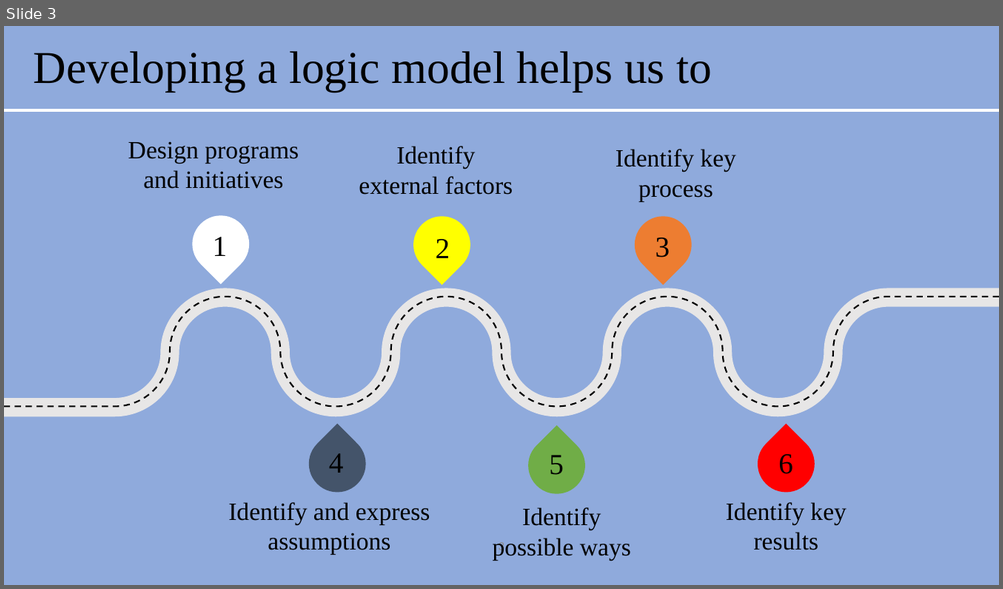
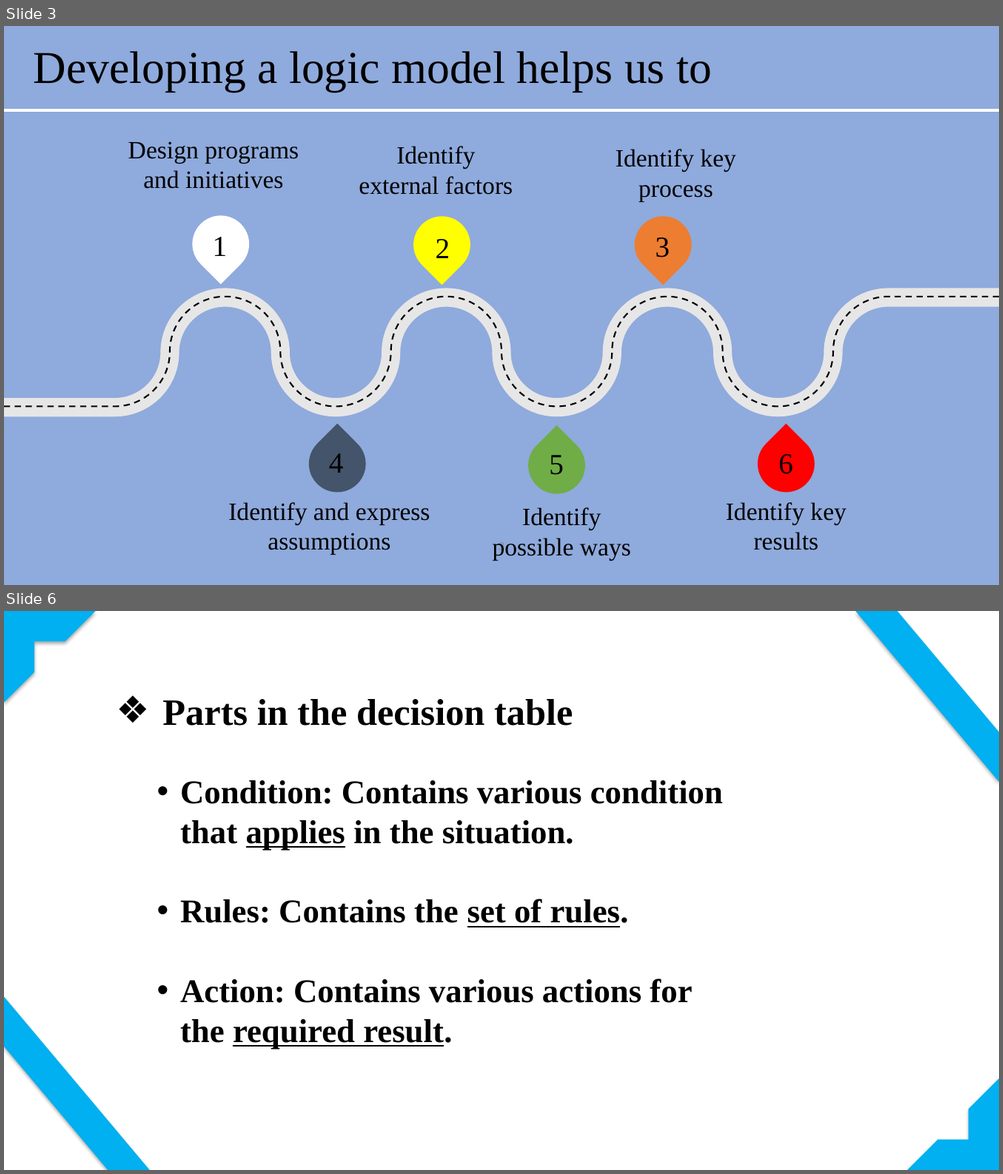
Before and after one commit to tamanghawana0815/SAD-ppt, a slide deck: Presentation.pptx. Shown one above the other, each under a label of ours: slide 3 before the commit, slides 3 and 6 after it; the slides between them are not shown. The pictures are 1003x589 and 1003x1174 pixels, drawn with LibreOffice and Linux fonts; fonts in the diff are those of the drawing. Boxes give left, top, right and bottom in pixels: in the first picture for what was removed or moved away, otherwise in the second. Text is boxed around its words. In the diff, an @@ line names an element or a change of style, - is before the commit and + after.

Commit message:
updated slide

```diff
--- a/Presentation.pptx
+++ b/Presentation.pptx
@@ slide 6 added at [4, 611, 999, 1170], background #FFFFFF @@
@@ half frame added at [4, 611, 96, 703], fill #00B0F0 @@
@@ freeform shape added at [855, 611, 999, 782], fill #00B0F0 @@
@@ text added at [162, 699, 572, 726], 36 pt, text #000000, bold @@
+❖ Parts in the decision table
@@ text added at [180, 780, 723, 1049], 32 pt, text #000000, bold @@
+• Condition: Contains various condition that applies in the situation.
+• Rules: Contains the set of rules.
+• Action: Contains various actions for the required result.
@@ freeform shape added at [4, 997, 150, 1170], fill #00B0F0 @@
@@ half frame added at [908, 1079, 999, 1170], fill #00B0F0 @@
```
Also in this commit, not shown: 1 slide changed, 2 other slides added, 1 slide removed.
